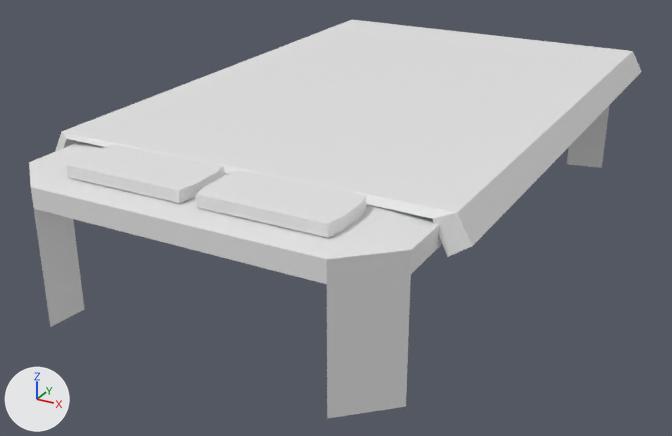
One commit to the Blender file Assets/Blender Files/bed_fixed.blend: the scene before it, then after it.
Camera for both pictures: a 50 mm camera at (4.56, -9.04, 4.32) aimed at (-0.22, -0.35, -0.02). Every picture has the same lights, and +X, +Y and +Z are marked at lower left.
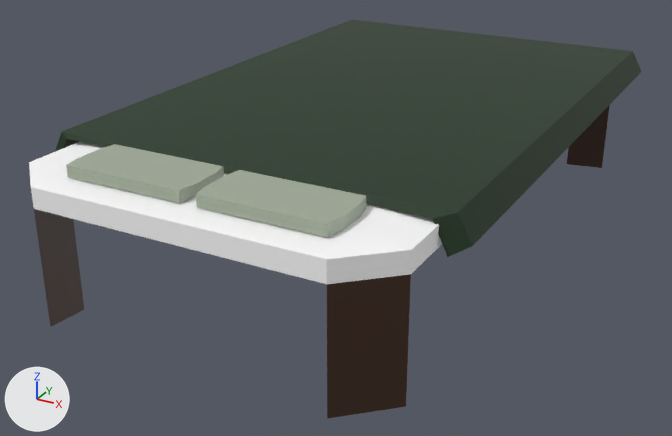
Diff of the bpy script that builds the scene:
```diff
--- a/Assets/Blender Files/bed_fixed.blend.py
+++ b/Assets/Blender Files/bed_fixed.blend.py
@@ mat_mattress @@
+mat_mattress = principled_material('Mattress')
+mat_mattress.base_color = (1.0, 1.0, 1.0)  # white #ffffff
@@ mat_blanket @@
+mat_blanket = principled_material('Blanket')
+mat_blanket.base_color = (0.00403, 0.0273, 0.00439)  # dark green #0d2e0e
@@ mat_pillow @@
+mat_pillow = principled_material('Pillow')
+mat_pillow.base_color = (0.356, 0.413, 0.319)  # grey #a1ac99
@@ mat_wood @@
+mat_wood = principled_material('Wood')
+mat_wood.base_color = (0.0482, 0.0185, 0.00857)  # brown #3e2517
@@ me_cube_001 @@
 me_cube_001.from_pydata(...)  # 112 vertices, 118 faces; spans x -1.17..1.13, y -0.86..0.9, z -9.76..1.85
 # used by ob_cube; location = (0.0, 0.0, 1.16); scale = (1.98, 4.19, 0.139)
+# me_cube_001 part 1: 17 of the faces centred in x -1.0..1.0, y -0.86..0.86, z 0.0..1.0 switch from no material to mat_mattress (white #ffffff)
+# me_cube_001 part 2: 12 of the faces centred in x -0.88..0.88, y -0.81..0.81, z -5.26..-5.14 switch from no material to mat_wood (brown #3e2517)
+# me_cube_001 part 3: all 52 faces centred in x -0.68..0.7, y -0.8..-0.65, z 0.98..1.85 switch from no material to mat_pillow (grey #a1ac99)
+# me_cube_001 part 4: 14 of the faces centred in x -1.15..-0.01, y -0.62..0.89, z -1.15..1.46 switch from no material to mat_blanket (dark green #0d2e0e)
+# me_cube_001 part 5: 8 of the faces centred in x 1.01..1.1, y -0.62..0.88, z -0.79..0.51 switch from no material to mat_blanket (dark green #0d2e0e)
```

Changed parts and their boxes [x1, y1, x2, y2] in the pictures (672 x 436 px):
part 1 of me_cube_001, recoloured
    both: [29, 142, 442, 284]
part 2 of me_cube_001, recoloured (grey to brown)
    both: [34, 106, 609, 419]
part 3 of me_cube_001, recoloured (white to grey)
    both: [66, 144, 366, 238]
part 4 of me_cube_001, recoloured
    both: [55, 20, 632, 219]
part 5 of me_cube_001, recoloured
    both: [433, 51, 642, 257]
